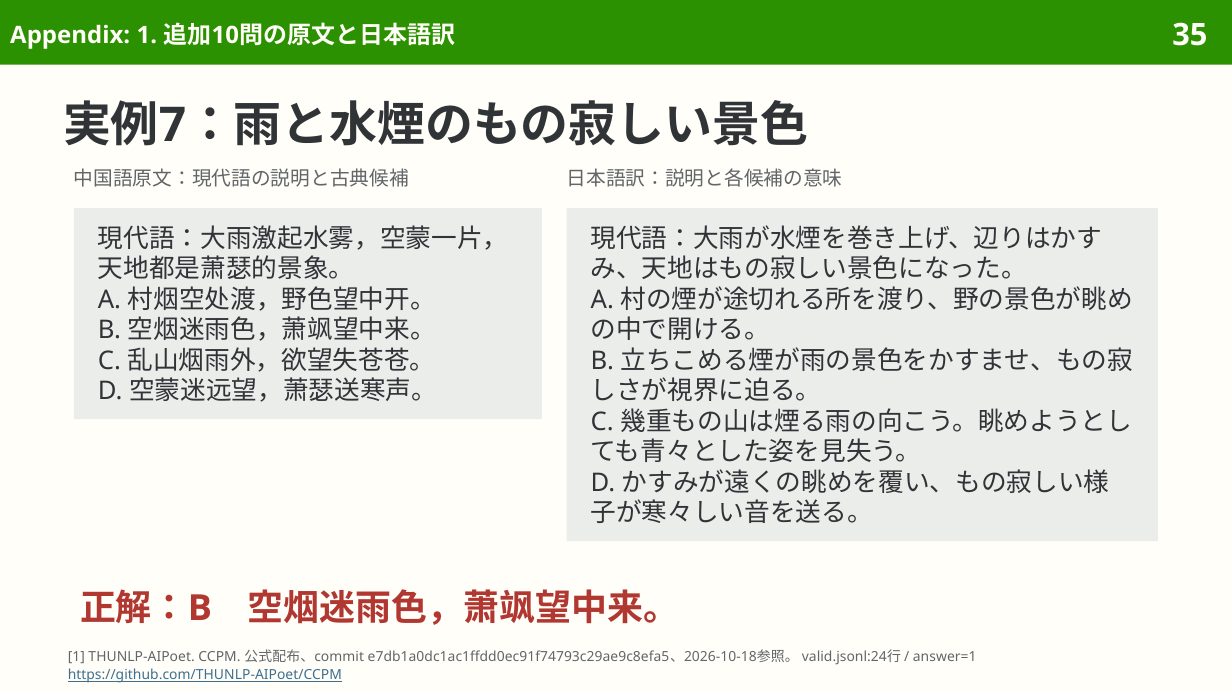
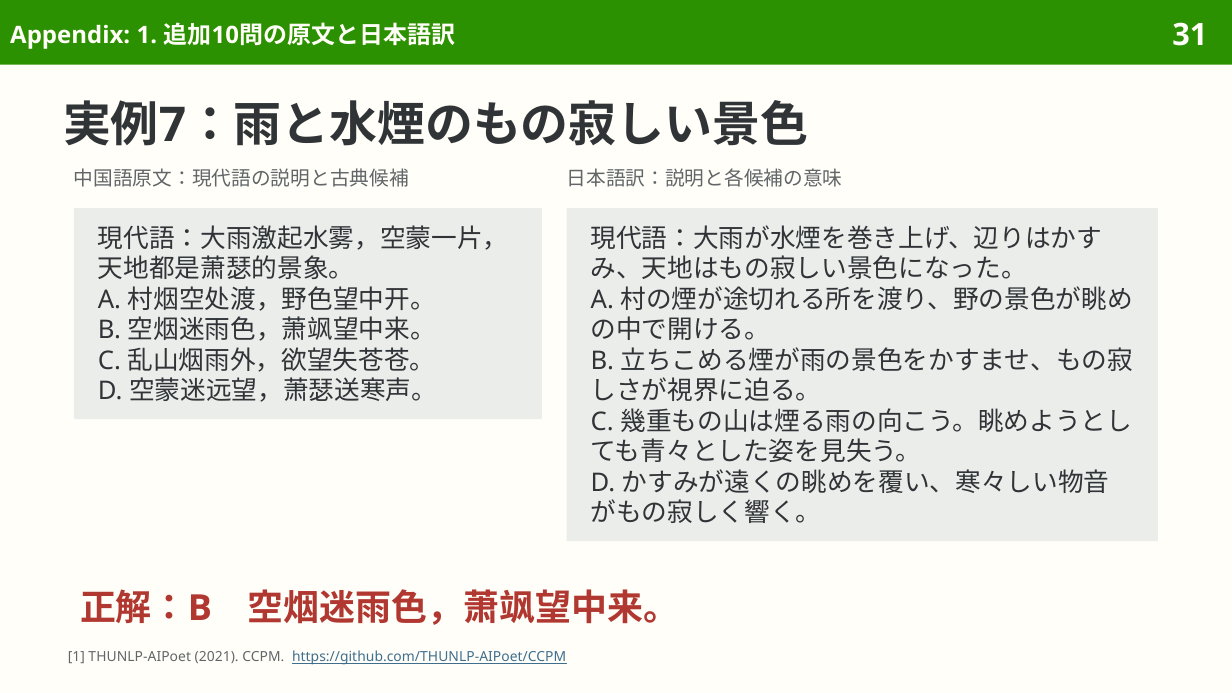
Before and after one commit to sasakiy84/datasets-in-10-minutes, a slide deck: slide 31 of slides/datasets-in-10-minutes-ccpm.pptx (slide 35 before the commit). Drawn at 1232x693 pixels with LibreOffice and Linux fonts; fonts in the diff are those of the drawing. Boxes give left, top, right and bottom in pixels: in the first picture for what was removed or moved away, otherwise in the second. Text is boxed around its words. In the diff, an @@ line names an element or a change of style, - is before the commit and + after.

Commit message:
Improve CCPM Japanese translations and reader-focused explanations

```diff
--- a/slides/datasets-in-10-minutes-ccpm.pptx
+++ b/slides/datasets-in-10-minutes-ccpm.pptx
@@ page number at [1172, 22, 1207, 46]: text changed @@
-35
+31
@@ text in rectangle at [591, 469, 1110, 523]: text changed @@
-D. かすみが遠くの眺めを覆い、もの寂しい様子が寒々しい音を送る。
+D. かすみが遠くの眺めを覆い、寒々しい物音がもの寂しく響く。
@@ text at [68, 650, 566, 665]: text changed; text colour #626669 to #3F6F8F @@
-[1] THUNLP-AIPoet. CCPM. 公式配布、commit e7db1a0dc1ac1ffdd0ec91f74793c29ae9c8efa5、2026-10-18参照。 valid.jsonl:24行 / answer=1
-https://github.com/THUNLP-AIPoet/CCPM
+[1] THUNLP-AIPoet (2021). CCPM. https://github.com/THUNLP-AIPoet/CCPM
```
Also in this commit, not shown: 32 other slides changed, 7 slides removed, 33 other files.
